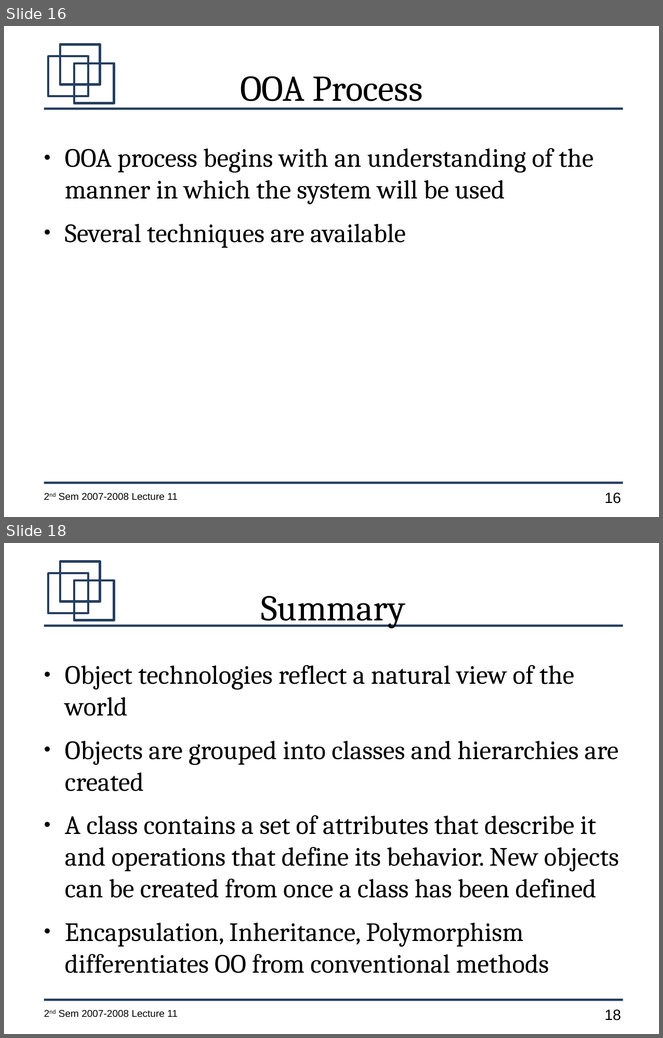
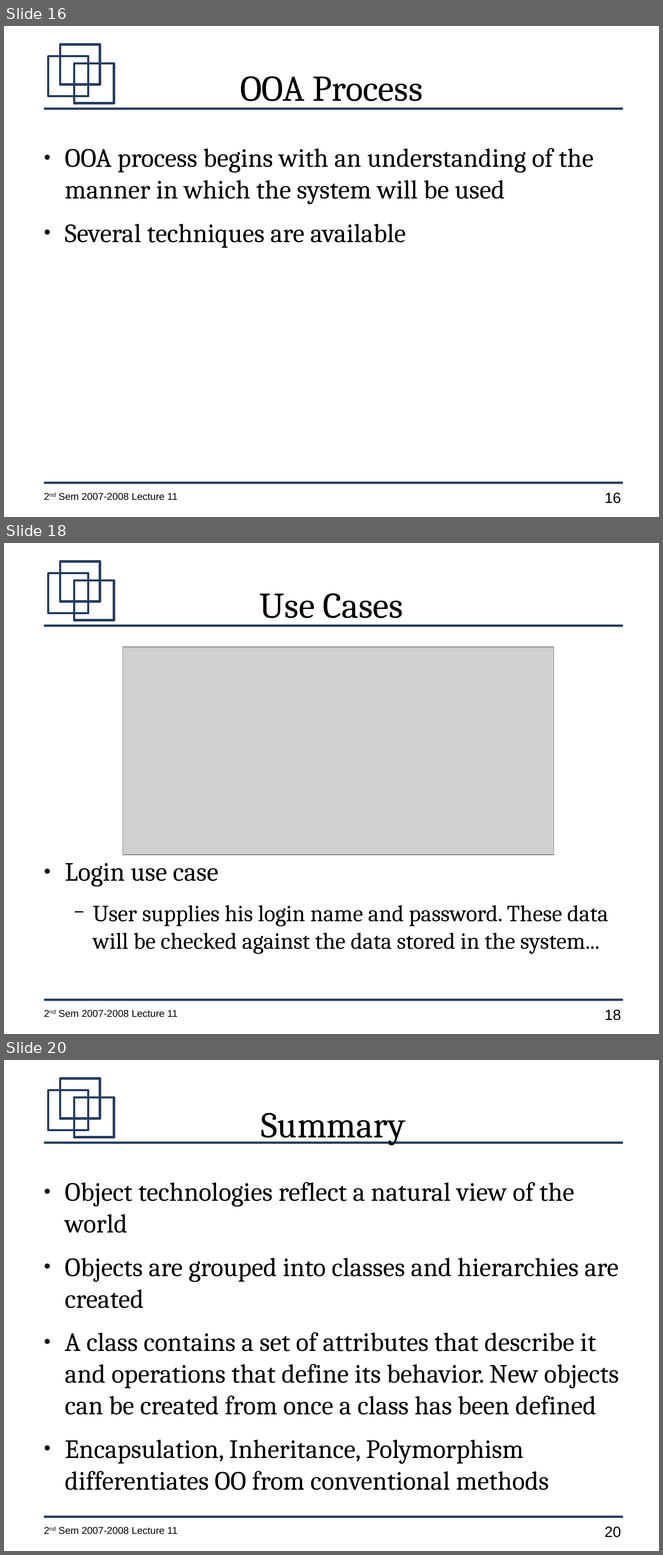
Before and after one commit to jachermocilla/jach-homepage, a slide deck: CMSC128-2nd-Sem-2007-L12.odp. Shown one above the other, each under a label of ours: slides 16 and 18 before the commit, slides 16, 18 and 20 after it; the slides between them are not shown. The pictures are 663x1038 and 663x1555 pixels, drawn with LibreOffice and Linux fonts; fonts in the diff are those of the drawing; grey boxes stand for pictures. Boxes give left, top, right and bottom in pixels: in the first picture for what was removed or moved away, otherwise in the second. Text is boxed around its words. In the diff, an @@ line names an element or a change of style, - is before the commit and + after.

```diff
--- a/CMSC128-2nd-Sem-2007-L12.odp
+++ b/CMSC128-2nd-Sem-2007-L12.odp
@@ slide 18 added at (4,543,659,1034), background #FFFFFF; not listed: 7 template elements that a slide beside it also shows @@
@@ title added at (260,593,403,626), 44 pt, text #000000 @@
+Use Cases
@@ picture added at (123,647,554,855) @@
@@ text added at (65,863,608,954), 28 pt, text #000000 @@
+● Login use case
+  − User supplies his login name and password. These data will be checked against the data stored in the system...
@@ what was slide 18 is now slide 20 @@
@@ page number at (605,1527,621,1538): text changed @@
-18
+20
```
Also in this commit, not shown: 2 other slides added, 1 slide removed.
